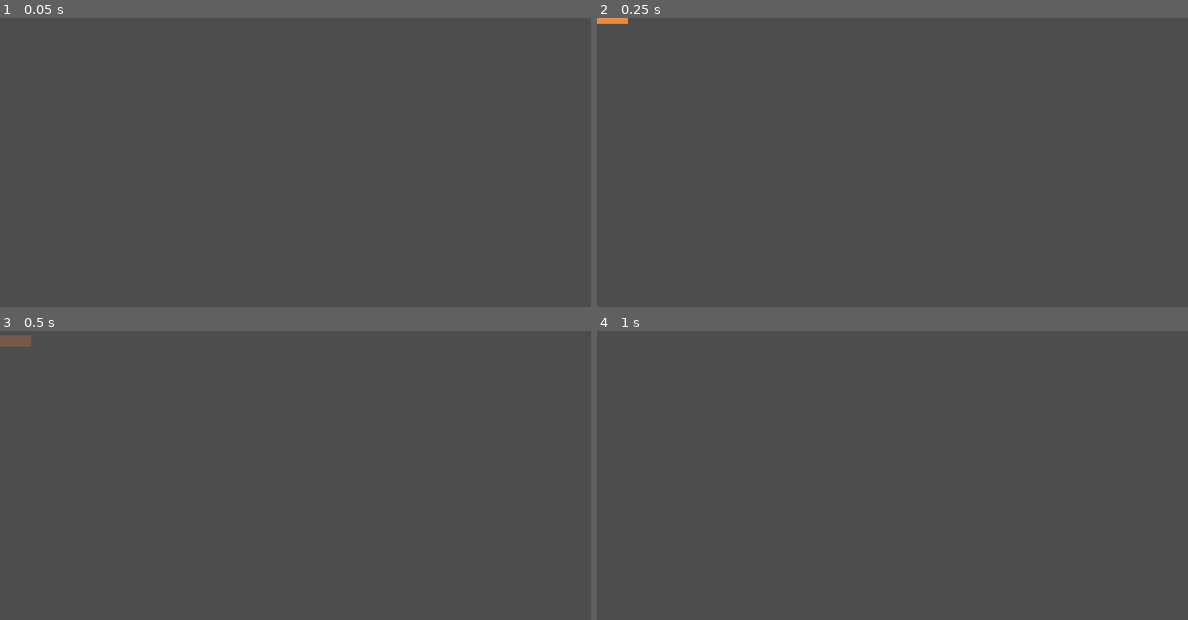
Above: before the commit, frames 1-4 (two rows, left to right).
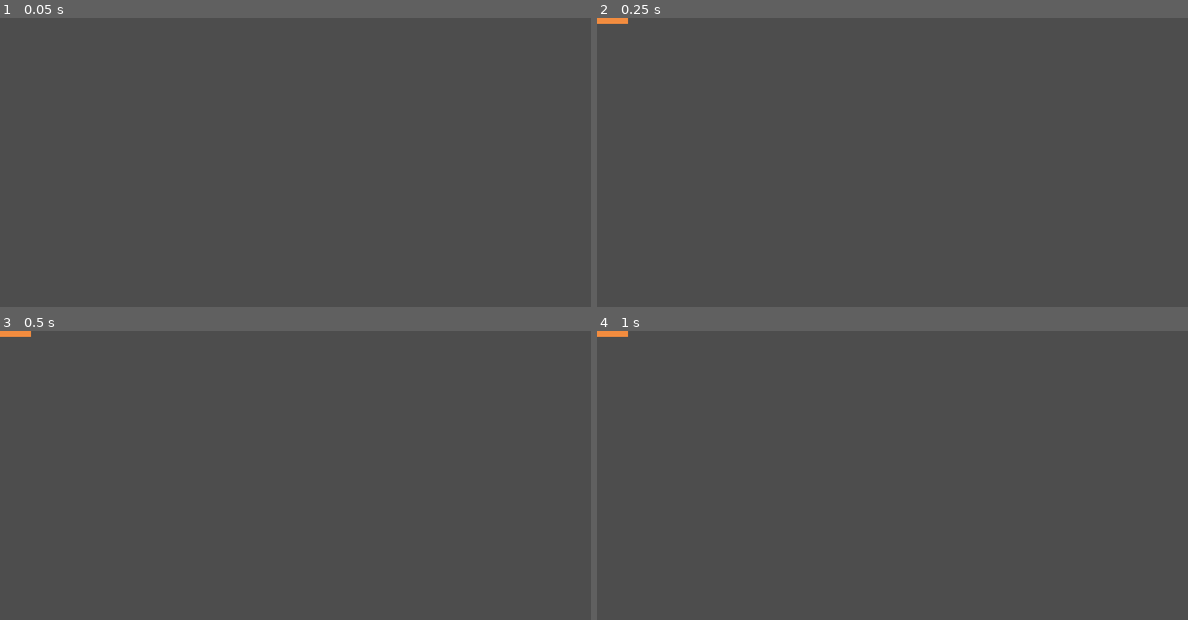
Above: after the commit, the same moments.

Repository: DevireddyNehal/Hopy
Game: Godot game, scene res://tests/platform_tests.tscn
Two runs of this game, one before a commit and one after it. Both use one fixed random seed, a clock stepped at 60 frames per second and the inputs below. The project has no main scene, so this scene is started directly.
Inputs:
- Up to frame 1 (0.05 s): no input
- Up to frame 2 (0.25 s): no input
- Up to frame 3 (0.5 s): no input
- Up to frame 4 (1 s): tap Enter at 0.5 s; hold Right (ui_right) from 0.53 s (still down); tap Space (start_action) at 0.6 s

Frame 1 is identical in both runs. In frame 3, 0.3% of the frame differs, in the area x 0-6%, y 0-6%; in frame 4, 0.1%.
Error after the commit: Parse Error: Assigned value for constant "FALLBACK" isn't a constant expression. (res://scripts/meme_text.gd:6)

Commit message:
Add meme loader and enhanced effects
Co-authored-by: Copilot <223556219+Copilot@users.noreply.github.com>

Diff:
--- a/data/meme_text.json
+++ b/data/meme_text.json
@@ -1,13 +1,12 @@
 [
-  "no cap",
-  "it's giving",
-  "rizz",
-  "skibidi",
-  "sheesh",
-  "cooked",
-  "based",
-  "sigma",
-  "let him cook",
-  "gigachad",
-  "ratio"
+	"no cap",
+	"it's giving",
+	"rizz",
+	"skibidi",
+	"sheesh",
+	"cooked",
+	"based",
+	"hop hop hop",
+	"main character energy",
+	"bro really did that"
 ]
--- a/scripts/effects.gd
+++ b/scripts/effects.gd
@@ -7,6 +7,10 @@
 
 const MAX_ACTIVE_PARTICLES: int = 400
 const LANDING_COOLDOWN_MSEC: int = 50
+const RAINBOW_TRAIL_DURATION: float = 0.6
+const RAINBOW_TRAIL_INTERVAL: float = 0.035
+const GLITCH_OVERLAY_DURATION: float = 1.0
+const GLITCH_SHADER_PATH: String = "res://shaders/glitch.gdshader"
 
 const PIXEL_PATTERNS = [
 	[".X.X.", "XXXXX", "XXXXX", ".XXX.", "..X.."],
@@ -23,6 +27,10 @@
 ]
 const SPARK_COLORS = [Color(0.3, 0.95, 1.0), Color(0.7, 0.55, 1.0), Color(1.0, 1.0, 1.0)]
 const SHATTER_COLORS = [Color(0.95, 0.55, 0.25), Color(0.55, 0.36, 1.0)]
+const RAINBOW_TRAIL_COLORS = [
+	Color(1.0, 0.4, 0.4), Color(1.0, 0.9, 0.4), Color(0.5, 1.0, 0.5),
+	Color(0.4, 0.8, 1.0), Color(0.8, 0.5, 1.0)
+]
 
 @onready var _container: Node2D = %Particles
 
@@ -32,6 +40,12 @@
 var _base_modulate: Color = Color.WHITE
 var _pulse_tween: Tween
 var _flip_tween: Tween
+var _glitch_tween: Tween
+var _glitch_layer: CanvasLayer
+var _glitch_rect: ColorRect
+var _trail_left: float = 0.0
+var _trail_timer: float = 0.0
+var _trail_index: int = 0
 var _last_landing_msec: Dictionary = {}
 var _connected_ids: Dictionary = {}
 
@@ -52,7 +66,7 @@
 	var radius: float = 3.0
 	var shape: int = SHAPE_CIRCLE
 	var pattern: Array = []
-	var manager: EffectsManager
+	var manager: EffectsManager = null
 
 	func _process(delta: float) -> void:
 		age += delta
@@ -87,6 +101,17 @@
 func _ready() -> void:
 	if _container == null or not is_instance_valid(_container):
 		push_error("EffectsManager: missing unique node 'Particles'. Check scenes/Effects.tscn.")
+	_build_glitch_overlay()
+
+
+func _process(delta: float) -> void:
+	if _trail_left <= 0.0:
+		return
+	_trail_left -= delta
+	_trail_timer -= delta
+	if _trail_timer <= 0.0 and _character != null and is_instance_valid(_character):
+		_trail_timer = RAINBOW_TRAIL_INTERVAL
+		_spawn_trail_puff(_character.global_position)
 
 
 ## Bind a visual child such as Sprite2D, never the physics body.
@@ -122,6 +147,12 @@
 		_pulse_tween.kill()
 	if _flip_tween != null and _flip_tween.is_valid():
 		_flip_tween.kill()
+	if _glitch_tween != null and _glitch_tween.is_valid():
+		_glitch_tween.kill()
+	_trail_left = 0.0
+	_set_glitch_intensity(0.0)
+	if _glitch_rect != null and is_instance_valid(_glitch_rect):
+		_glitch_rect.visible = false
 	if _character != null and is_instance_valid(_character):
 		_character.modulate = _base_modulate
 		_character.rotation = 0.0
@@ -142,6 +173,10 @@
 			pulse_character()
 		&"flip":
 			flip_character()
+		&"rainbow_trail":
+			start_rainbow_trail()
+		&"glitch":
+			play_glitch()
 
 
 func _on_platform_landed(kind: int, landing_position: Vector2, source: Platform) -> void:
@@ -157,6 +192,7 @@
 			spawn_confetti(landing_position, 40)
 			pulse_character()
 			flip_character()
+			start_rainbow_trail()
 		Platform.Kind.GLITCH:
 			spawn_pixel_emoji(landing_position, 6)
 			pulse_character(Color(0.6, 1.6, 1.0))
@@ -165,10 +201,13 @@
 			flip_character()
 
 
-## Other special-effect signals are covered by platform_landed.
+## Handles effects that are not already covered by platform_landed.
 func _on_special_effect(effect_type: StringName, effect_position: Vector2, _source: Platform) -> void:
-	if effect_type == &"crumble_break":
-		spawn_shatter(effect_position)
+	match effect_type:
+		&"crumble_break":
+			spawn_shatter(effect_position)
+		&"glitch":
+			play_glitch()
 
 
 func _on_platform_destroyed(platform: Platform) -> void:
@@ -246,6 +285,21 @@
 		particle.spin = randf_range(-8.0, 8.0)
 
 
+## Rainbow streak that follows the character for a short time.
+func start_rainbow_trail(duration: float = RAINBOW_TRAIL_DURATION) -> void:
+	_trail_left = maxf(_trail_left, duration)
+	_trail_timer = 0.0
+
+
+func _spawn_trail_puff(world_pos: Vector2) -> void:
+	_trail_index = (_trail_index + 1) % RAINBOW_TRAIL_COLORS.size()
+	var particle := _make_particle(world_pos + Vector2(randf_range(-6.0, 6.0), 6.0),
+		Vector2(randf_range(-20.0, 20.0), randf_range(30.0, 60.0)),
+		0.5, RAINBOW_TRAIL_COLORS[_trail_index], 4.0, Particle.SHAPE_CIRCLE)
+	if particle != null:
+		particle.gravity = -40.0
+
+
 ## Flash the character tint, then restore its original color.
 func pulse_character(flash: Color = Color(1.6, 1.6, 1.6, 1.0), duration: float = 0.18) -> void:
 	if _character == null or not is_instance_valid(_character):
@@ -276,6 +330,53 @@
 func _reset_character_rotation() -> void:
 	if _character != null and is_instance_valid(_character):
 		_character.rotation = 0.0
+
+
+## Fullscreen glitch overlay. Starting it again replaces the previous tween.
+func play_glitch(duration: float = GLITCH_OVERLAY_DURATION) -> void:
+	if _glitch_rect == null or not is_instance_valid(_glitch_rect):
+		return
+	if _glitch_tween != null and _glitch_tween.is_valid():
+		_glitch_tween.kill()
+	_glitch_rect.visible = true
+	_set_glitch_intensity(1.0)
+	_glitch_tween = create_tween()
+	_glitch_tween.tween_method(_set_glitch_intensity, 1.0, 0.0, duration)
+	_glitch_tween.tween_callback(_hide_glitch)
+
+
+func _hide_glitch() -> void:
+	if _glitch_rect != null and is_instance_valid(_glitch_rect):
+		_glitch_rect.visible = false
+
+
+func _set_glitch_intensity(value: float) -> void:
+	if _glitch_rect == null or not is_instance_valid(_glitch_rect):
+		return
+	var material := _glitch_rect.material as ShaderMaterial
+	if material != null:
+		material.set_shader_parameter("intensity", value)
+
+
+func _build_glitch_overlay() -> void:
+	var shader := load(GLITCH_SHADER_PATH) as Shader
+	if shader == null:
+		push_warning("EffectsManager: glitch shader missing at %s. Glitch overlay disabled." % GLITCH_SHADER_PATH)
+		return
+	_glitch_layer = CanvasLayer.new()
+	_glitch_layer.layer = 5
+	add_child(_glitch_layer)
+
+	var material := ShaderMaterial.new()
+	material.shader = shader
+	material.set_shader_parameter("intensity", 0.0)
+
+	_glitch_rect = ColorRect.new()
+	_glitch_rect.set_anchors_and_offsets_preset(Control.PRESET_FULL_RECT)
+	_glitch_rect.mouse_filter = Control.MOUSE_FILTER_IGNORE
+	_glitch_rect.material = material
+	_glitch_rect.visible = false
+	_glitch_layer.add_child(_glitch_rect)
 
 
 func _make_particle(world_pos: Vector2, velocity: Vector2, life: float, tint: Color,
--- /dev/null
+++ b/scripts/meme_text.gd
@@ -0,0 +1,31 @@
+class_name MemeText
+extends RefCounted
+## Loads and caches meme popup messages from res://data/meme_text.json.
+
+const PATH: String = "res://data/meme_text.json"
+const FALLBACK: PackedStringArray = PackedStringArray([
+	"Hop!", "Much bounce", "Respect", "Hopy moment", "Too fast", "Wow"
+])
+
+static var _cache: PackedStringArray = PackedStringArray()
+static var _loaded: bool = false
+
+
+static func load_messages() -> PackedStringArray:
+	if _loaded:
+		return _cache
+	_loaded = true
+	_cache = FALLBACK
+	if not FileAccess.file_exists(PATH):
+		return _cache
+	var parsed: Variant = JSON.parse_string(FileAccess.get_file_as_string(PATH))
+	if not (parsed is Array):
+		push_warning("MemeText: %s is not a JSON array. Using fallback messages." % PATH)
+		return _cache
+	var result := PackedStringArray()
+	for item in parsed:
+		if item is String and not str(item).strip_edges().is_empty():
+			result.append(str(item))
+	if not result.is_empty():
+		_cache = result
+	return _cache
--- a/scripts/platform.gd
+++ b/scripts/platform.gd
@@ -39,9 +39,8 @@
 @export var move_right_distance: float = 120.0
 ## +1.0 starts moving right, -1.0 starts moving left.
 @export var start_direction: float = 1.0
-@export var meme_messages: PackedStringArray = PackedStringArray([
-	"Hop!", "Much bounce", "Respect", "Hopy moment", "Too fast", "Wow"
-])
+## Leave empty to load messages from data/meme_text.json.
+@export var meme_messages: PackedStringArray = PackedStringArray()
 
 var _origin_x: float = 0.0
 var _direction: float = 1.0
@@ -64,6 +63,8 @@
 	_direction = -1.0 if start_direction < 0.0 else 1.0
 	_crumble_timer.wait_time = CRUMBLE_DELAY
 	_visual.color = _kind_color()
+	if meme_messages.is_empty():
+		meme_messages = MemeText.load_messages()
 	_sensor.body_entered.connect(_on_landing_sensor_body_entered)
 	_sensor.body_exited.connect(_on_landing_sensor_body_exited)
 	_crumble_timer.timeout.connect(_on_crumble_timer_timeout)
@@ -110,6 +111,8 @@
 		return
 	var player := body as CharacterBody2D
 	if player.velocity.y <= 0.0:
+		return
+	if kind == Kind.CRUMBLE and _crumble_started:
 		return
 	var id: int = player.get_instance_id()
 	if _contacts.has(id):
@@ -251,5 +254,5 @@
 		Kind.GLITCH:
 			return Color(0.3, 1.0, 0.45)
 		Kind.MEME:
-			return Color(1.0, 0.45, 0.8)
+			return Color(1.0, 0.85, 0.2)
 	return Color.WHITE
--- /dev/null
+++ b/shaders/glitch.gdshader
@@ -0,0 +1,22 @@
+shader_type canvas_item;
+
+uniform float intensity : hint_range(0.0, 1.0) = 0.0;
+
+float hash(float n) {
+	return fract(sin(n) * 43758.5453123);
+}
+
+void fragment() {
+	float band = floor(UV.y * 28.0);
+	float tick = floor(TIME * 14.0);
+	float lit = step(0.8, hash(band * 1.31 + tick * 7.17));
+	vec3 bar_color = vec3(
+		hash(band * 2.7 + tick * 3.3),
+		hash(band * 4.1 + tick * 5.9),
+		hash(band * 6.3 + tick * 1.7)
+	);
+	float scan = 0.5 + 0.5 * sin(UV.y * 900.0);
+	float alpha = (lit * 0.55 + scan * 0.10) * intensity;
+
+	COLOR = vec4(bar_color, alpha);
+}
--- a/tests/platform_tests.gd
+++ b/tests/platform_tests.gd
@@ -1,9 +1,10 @@
 extends Node
-## Automated gameplay tests for platforms and PlayerAdapter.
+## Automated gameplay tests for platforms, PlayerAdapter, MemeText, and effects.
 ## Attach to a plain Node in an empty scene and run with F6.
 ## Landings are simulated by calling the platform's handlers directly.
 
 const PLATFORM_SCENE: PackedScene = preload("res://scenes/Platform.tscn")
+const EFFECTS_SCENE: PackedScene = preload("res://scenes/Effects.tscn")
 const EPSILON: float = 0.001
 
 var _passed: int = 0
@@ -55,6 +56,11 @@
 	await test_moving_platform_stays_in_bounds()
 	await test_non_player_body_is_ignored()
 	await test_special_sequence()
+	await test_crumble_second_landing_does_not_bounce()
+	test_meme_loader_returns_messages()
+	await test_glitch_overlay_exists_and_toggles()
+	await test_rainbow_trail_starts_and_expires()
+	await test_trigger_accepts_missing_position()
 
 
 func _check(condition: bool, label: String) -> void:
@@ -256,3 +262,64 @@
 	_check(player.boosted_calls == 1, "one boosted bounce (rainbow)")
 	platforms.append(player)
 	await _cleanup(platforms)
+
+
+func test_crumble_second_landing_does_not_bounce() -> void:
+	print("Crumble rebounce guard")
+	var platform := _make_platform(Platform.Kind.CRUMBLE)
+	var player := _make_player()
+	_land(platform, player)
+	_check(player.bounce_calls == 1, "first crumble landing bounces once")
+	_leave(platform, player)
+	_land(platform, player)
+	_check(player.bounce_calls == 1, "second landing after crumble starts does not bounce")
+	await _cleanup([platform, player])
+
+
+func test_meme_loader_returns_messages() -> void:
+	print("Meme text loader")
+	var messages: PackedStringArray = MemeText.load_messages()
+	_check(not messages.is_empty(), "meme loader returns at least one message")
+	var all_text: bool = true
+	for message in messages:
+		if message.strip_edges().is_empty():
+			all_text = false
+	_check(all_text, "meme loader returns no empty messages")
+
+
+func test_glitch_overlay_exists_and_toggles() -> void:
+	print("Glitch overlay")
+	var effects: EffectsManager = EFFECTS_SCENE.instantiate() as EffectsManager
+	add_child(effects)
+	await get_tree().process_frame
+	_check(effects._glitch_rect != null, "glitch overlay rect was built")
+	_check(effects._glitch_rect != null and not effects._glitch_rect.visible, "glitch overlay starts hidden")
+	effects.play_glitch(0.2)
+	_check(effects._glitch_rect != null and effects._glitch_rect.visible, "play_glitch shows the overlay")
+	await get_tree().create_timer(0.4).timeout
+	_check(effects._glitch_rect == null or not effects._glitch_rect.visible, "overlay hides after its duration")
+	await _cleanup([effects])
+
+
+func test_rainbow_trail_starts_and_expires() -> void:
+	print("Rainbow trail")
+	var effects: EffectsManager = EFFECTS_SCENE.instantiate() as EffectsManager
+	add_child(effects)
+	await get_tree().process_frame
+	effects.start_rainbow_trail(0.2)
+	_check(effects._trail_left > 0.0, "trail is active after start_rainbow_trail")
+	await get_tree().create_timer(0.4).timeout
+	_check(effects._trail_left <= 0.0, "trail expires after its duration")
+	await _cleanup([effects])
+
+
+func test_trigger_accepts_missing_position() -> void:
+	print("Trigger API without position")
+	var effects: EffectsManager = EFFECTS_SCENE.instantiate() as EffectsManager
+	add_child(effects)
+	await get_tree().process_frame
+	effects.trigger(&"pulse")
+	effects.trigger(&"flip")
+	effects.trigger(&"glitch")
+	_check(true, "pulse, flip, and glitch accept an omitted position")
+	await _cleanup([effects])
